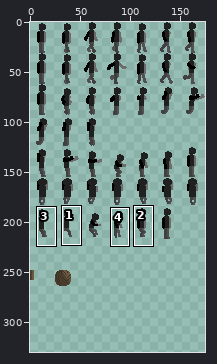
A sprite sheet gets an edit: Graphics/player.png. The picture above shows the old version from afar; the outline marks the close-up.
Close-up. Old version:
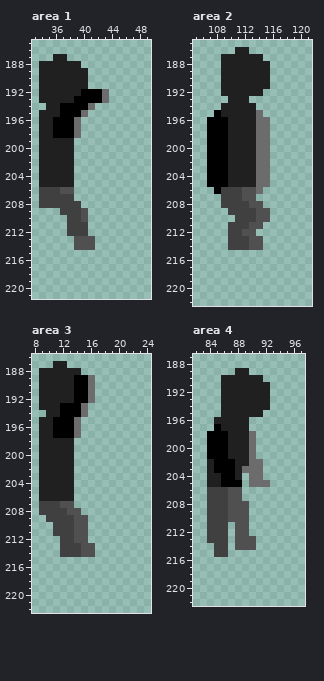
The file is 175x279 pixels. Shown: area 1: x 33..49, y 185..221; area 2: x 105..121, y 185..222; area 3: x 8..24, y 186..222; area 4: x 82..97, y 187..222. The old version is drawn lined up with the new one, on the new canvas. The wide view leaves out empty margins. The commit also changed other parts of the picture, which this record leaves out.
After:
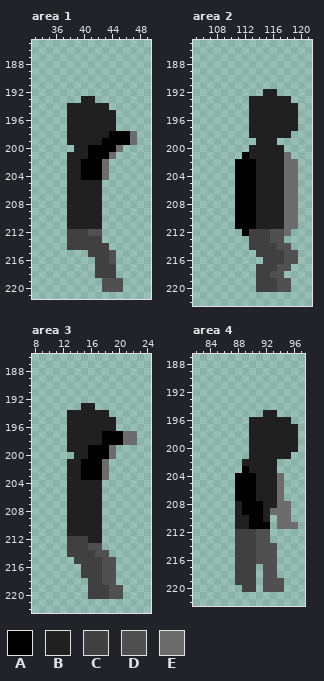
Palette (. is transparent): A #000000  B #212020  C #404040  D #505050  E #6c6c6c
Changes in this commit:
canvas 175x279 -> 175x341
Changed rows in their new state; - is an unchanged pixel.
Area 1:
first column x 34:
187 --..----------
188 ......--------
189 .......-------
190 .......-------
191 .......-------
192 ..........----
193 ......BB..----
194 -...BBBBBB----
195 ....BBBBBBB---
196 ....BBBBBBB---
197 ....BBBBBBB---
198 ....BBBBBBAAAE
199 ....-BBBBAAAAE
200 .....BBAAAAE--
201 ....-BBAAAE---
202 ....-BAAAE----
203 ....-BAAAE----
204 ....-BAAAE----
205 ....-BBBB-----
206 ....BBBBB-----
207 ....BBBBB-----
208 ....BBBBB-----
209 ---.BBBBB-----
210 ----BBBBB-----
211 ----BBBBB-----
212 -------DD-----
213 ----CCCCC-----
214 ----CCCCCC----
215 -------CCCD---
216 --------CCD---
217 --------CCC---
218 --------CCC---
219 ---------DDD--
220 ---------DDD--
Area 2:
first column x 107:
186 ----..-------
187 --......-----
188 --.......----
189 --.......----
190 --.......----
191 --.......----
192 --......BB---
193 ---...BBBBBB-
194 --....-BBBBBB
195 -.....-BBBBBB
196 ......-BBBBBB
197 ......-BBBBBB
198 ......-BBBBB-
199 .......BBB---
200 ......-BBBB--
201 .....A-BBBBE-
202 ....AAABBBBEE
203 ....AAABBBBEE
204 ....AAABBBBEE
205 ....AAABBBBEE
206 -...AAABBBBEE
207 --..AAABBBBEE
208 --..AAABBBBEE
209 ---.AAABBBBEE
210 ----AAABBBBEE
211 ---.AAABBBBEE
212 ---..ACCCDDE-
213 ---...CCCDD--
214 ---...CCCCDD-
215 -------CCCCDD
216 --------CCCDD
217 -------CCCDD-
218 -------CCDD--
219 -------CCCDD-
220 -------CCCDD-
Area 3:
first column x 9:
187 --..----------
188 ......--------
189 ........------
190 ........------
191 ........------
192 ........------
193 ......BB------
194 -...BBBBBB----
195 ....BBBBBBB---
196 ....BBBBBBB---
197 ....BBBBBAAAEE
198 ....-BBBBAAAEE
199 ....-BBAAAE---
200 .....BBAAAE---
201 ....-BAAAE----
202 ....-BAAAE----
203 ....-BAAAE----
204 ....-BBBB-----
205 ....-BBBB-----
206 ....-BBBB-----
207 ....BBBBB-----
208 ....BBBBB-----
209 -...BBBBB-----
210 --..BBBBB-----
211 --..BBBBB-----
212 ---.-CCBB-----
213 ---.--C-D-----
214 ---.--CCDD----
215 -----CCCCDD---
216 ------CCCDD---
217 ------CCCDD---
218 -------CCDD---
219 -------CCCDD--
220 -------CCCDD--
Area 4:
first column x 84:
189 ----..-------
190 --......-----
191 --.......----
192 --.......----
193 --.......----
194 --.......----
195 --......BB---
196 -.....BBBBBB-
197 -.....BBBBBBB
198 ......BBBBBBB
199 ......BBBBBBB
200 ......BBBBBBB
201 ......BBBBBB-
202 .....-BBBB---
203 .....ABBBB---
204 ....AAABBBE--
205 ....-AABBBE--
206 ....AAABBBE--
207 ....AAABBBE--
208 ....BAAABBEE-
209 ....BAAABEEE-
210 ....BBAAB-EE-
211 ...-BBAAA-EEE
212 ...-CCCDD----
213 ...-CCCDD----
214 -..-CCCDDD---
215 -..-CCCDDD---
216 ----CCCDDD---
217 ----CCC-DD---
218 ----CCC-DD---
219 ----CCC-DDD--
220 -----CC-DDD--
Pixel boxes of the changes (left, top, right, bottom) in both close-ups:
changed: (39, 54, 137, 292)
changed: (207, 47, 298, 292)
changed: (39, 361, 137, 599)
changed: (207, 368, 298, 592)
